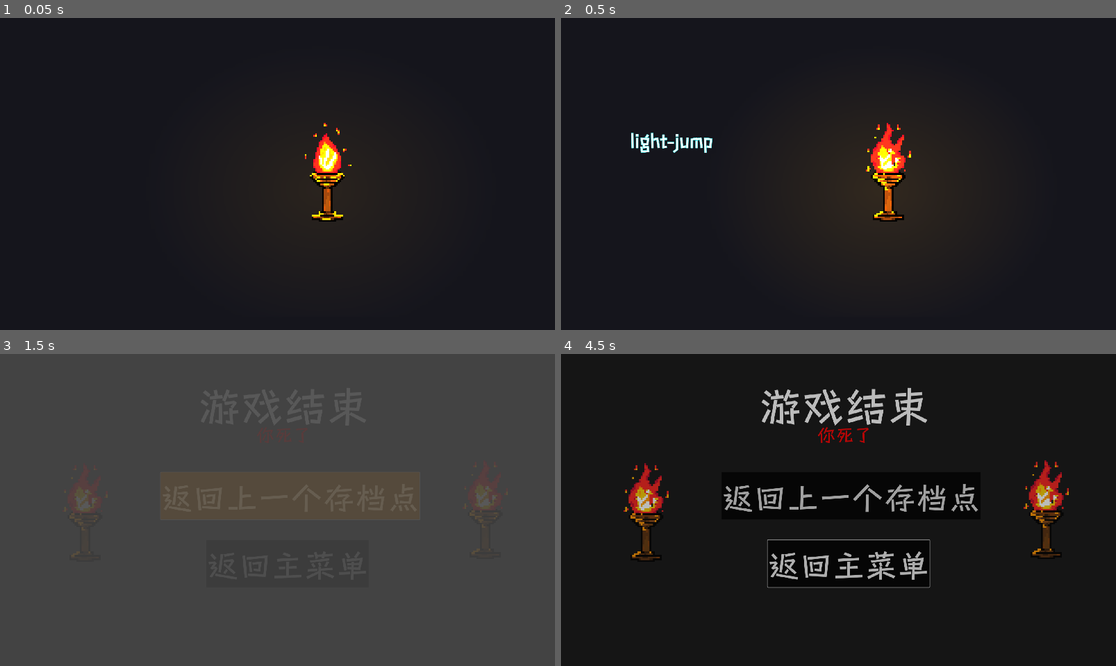
Above: before the commit, frames 1-4 (two rows, left to right).
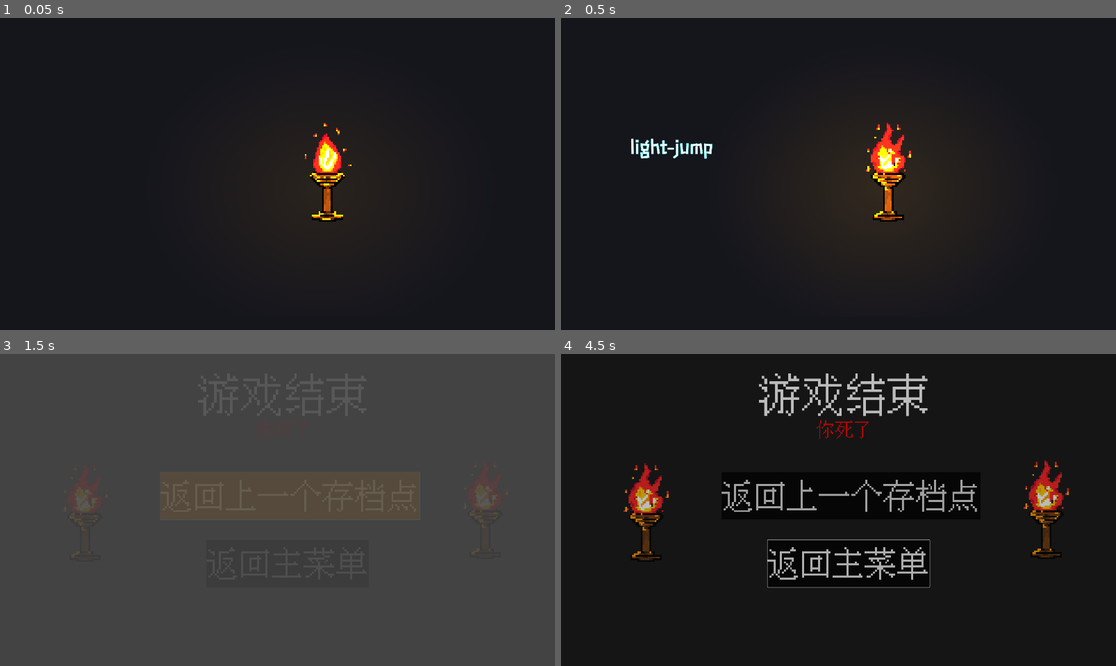
Above: after the commit, the same moments.

Repository: jingxin-anze/light-jump
Game: Godot game, scene res://Scenes/Main/Main.tscn
Same seed, same stepped clock (60 frames per second), same inputs: the game is played once before the commit and once after it. This scene is started directly instead of the project's main scene. Sound files missing from this copy of the repository are replaced by a short silence.
Inputs (mouse positions are in pixels of both pictures, inside the frame that each line leads up to):
- Up to frame 1 (0.05 s): no input
- Up to frame 2 (0.5 s): no input
- Up to frame 3 (1.5 s): click "start" at 0.5 s; click "返回上一个存档点" at 1.25 s
- Up to frame 4 (4.5 s): click "返回主菜单" at 2 s; move the mouse to (960, 494) at 2.77 s; hold D (move_right) 2.78-4.28 s; tap J (attack) at 2.85 s; tap K (jump) at 3.02, 3.77 s; move the mouse to (727, 525) at 3.52 s; tap Space (attack2) at 3.6 s; move the mouse to (894, 441) at 4.27 s; hold A (move_left) from 4.28 s (still down); click (894, 441) at 4.35 s

Frame 1 is identical in both runs. In frame 2, 0.5% of the frame differs, in the area x 12-28%, y 36-46%; in frame 3, less than 0.1%; in frame 4, 4.9%, in the area x 28-76%, y 6-73%.
Error in both runs: Cannot call method 'create_tween' on a null value. (res://Scenes/Ui/AnimationComponent.gd:130)

Commit message:
修复碰撞

Diff:
--- a/Data/Theme/start_ui_theme.tres
+++ b/Data/Theme/start_ui_theme.tres
@@ -1,5 +1,6 @@
-[gd_resource type="Theme" load_steps=5 format=3 uid="uid://c78axvp43v5yl"]
+[gd_resource type="Theme" load_steps=6 format=3 uid="uid://c78axvp43v5yl"]
 
+[ext_resource type="FontFile" uid="uid://dy6go34b526to" path="res://Asset/Font fun/IPix中文像素字体.ttf" id="1_2s4nu"]
 [ext_resource type="FontFile" uid="uid://bgobvrldc4wip" path="res://Asset/Font fun/Font fun/ChildFunSans-Demo.ttf" id="1_2tcis"]
 
 [sub_resource type="StyleBoxFlat" id="StyleBoxFlat_v0lyv"]
@@ -12,7 +13,7 @@
 
 [resource]
 Button/font_sizes/font_size = 32
-Button/fonts/font = ExtResource("1_2tcis")
+Button/fonts/font = ExtResource("1_2s4nu")
 Button/styles/hover = SubResource("StyleBoxFlat_v0lyv")
 Button/styles/normal = SubResource("StyleBoxFlat_365e0")
 Label/colors/font_outline_color = Color(0.345098, 0.909804, 0.913725, 1)
@@ -21,4 +22,4 @@
 Label/fonts/font = ExtResource("1_2tcis")
 Label/styles/normal = null
 PanelContainer/styles/panel = SubResource("StyleBoxEmpty_3qm1u")
-RichTextLabel/fonts/normal_font = ExtResource("1_2tcis")
+RichTextLabel/fonts/normal_font = ExtResource("1_2s4nu")
--- a/Scenes/DeathUI/death_ui.tscn
+++ b/Scenes/DeathUI/death_ui.tscn
@@ -5,7 +5,7 @@
 
 [sub_resource type="CanvasTexture" id="CanvasTexture_1irm2"]
 
-[node name="DeathUI" type="Control"]
+[node name="DeathUI" type="Control" groups=["death_ui", "player"]]
 layout_mode = 3
 anchors_preset = 15
 anchor_right = 1.0
@@ -27,14 +27,14 @@
 [node name="GameOver" type="RichTextLabel" parent="TextureRect"]
 layout_mode = 1
 anchors_preset = -1
-anchor_left = 0.382
-anchor_top = 0.136
-anchor_right = 0.654
-anchor_bottom = 0.311
-offset_left = -48.4401
-offset_top = -80.88
-offset_right = 39.3199
-offset_bottom = -54.88
+anchor_left = 0.357
+anchor_top = 0.061
+anchor_right = 0.674
+anchor_bottom = 0.26
+offset_left = -0.440186
+offset_top = 0.120003
+offset_right = 0.9198
+offset_bottom = 0.199951
 grow_horizontal = 2
 theme_override_font_sizes/normal_font_size = 148
 bbcode_enabled = true
@@ -42,6 +42,7 @@
 fit_content = true
 
 [node name="YouDie" type="RichTextLabel" parent="TextureRect"]
+unique_name_in_owner = true
 layout_mode = 1
 anchors_preset = -1
 anchor_left = 0.461
--- a/Scenes/Level1/level_1.tscn
+++ b/Scenes/Level1/level_1.tscn
@@ -131,7 +131,8 @@
 
 [sub_resource type="TileSet" id="TileSet_pnhyn"]
 tile_size = Vector2i(24, 24)
-physics_layer_0/collision_layer = 1
+physics_layer_0/collision_layer = 4
+physics_layer_0/collision_mask = 23
 terrain_set_0/mode = 0
 terrain_set_0/terrain_0/name = "ground0"
 terrain_set_0/terrain_0/color = Color(0.5, 0.34375, 0.25, 1)
--- a/Scenes/Level2/level_2.tscn
+++ b/Scenes/Level2/level_2.tscn
@@ -12,6 +12,7 @@
 [ext_resource type="PackedScene" uid="uid://d0ksm38yg6k4j" path="res://Scenes/Module/Torch/Torch.tscn" id="11_adcji"]
 [ext_resource type="PackedScene" uid="uid://boalubf3kttpf" path="res://Test/LevelTest/test_level.tscn" id="12_hmc45"]
 [ext_resource type="PackedScene" uid="uid://da7ndmw7fvcn4" path="res://Scenes/mirror2/Mirror2.tscn" id="12_kygdk"]
+[ext_resource type="PackedScene" uid="uid://72nu5kncdr2w" path="res://Scenes/RigidFrog/frog.tscn" id="13_8hpa2"]
 
 [sub_resource type="RectangleShape2D" id="RectangleShape2D_l8ujo"]
 size = Vector2(300.5, 245)
@@ -155,6 +156,9 @@
 [node name="Mirror2Sprite2" parent="." index="8" instance=ExtResource("12_kygdk")]
 position = Vector2(2483, 302)
 
+[node name="Frog" parent="." index="9" instance=ExtResource("13_8hpa2")]
+position = Vector2(1666, 309)
+
 [connection signal="body_entered" from="Props/CliffWarn" to="Props/CliffWarn" method="_on_body_entered"]
 [connection signal="body_exited" from="Props/CliffWarn" to="Props/CliffWarn" method="_on_body_exited"]
 [connection signal="body_entered" from="Props/Vine" to="Props/Vine" method="_on_body_entered"]
--- a/Scenes/NormalLevel/normal_level.tscn
+++ b/Scenes/NormalLevel/normal_level.tscn
@@ -122,7 +122,7 @@
 [sub_resource type="TileSet" id="TileSet_xqlxh"]
 tile_size = Vector2i(24, 24)
 physics_layer_0/collision_layer = 4
-physics_layer_0/collision_mask = 7
+physics_layer_0/collision_mask = 23
 terrain_set_0/mode = 0
 terrain_set_0/terrain_0/name = "ground0"
 terrain_set_0/terrain_0/color = Color(0.5, 0.34375, 0.25, 1)
--- a/Scenes/Player/death.gd
+++ b/Scenes/Player/death.gd
@@ -4,6 +4,7 @@
 @export var death_ui:PackedScene
 
 func enter() -> void:
+	death_ui
 	get_tree().change_scene_to_packed(death_ui)
 
 func physics_process_update(delta: float) -> void:
--- a/Scenes/RigidFrog/frog.gd
+++ b/Scenes/RigidFrog/frog.gd
@@ -6,12 +6,15 @@
 var level1_shoot:bool=true
 
 @onready var player:CharacterBody2D=get_tree().get_first_node_in_group("player")
+@onready var death_ui:Control=get_tree().get_first_node_in_group("death_ui")
+
 @export var init_position:Vector2=Vector2(1447,939)
 
 func _physics_process(delta: float) -> void:
 	if level1:
 		if self.global_position.x<200:
 			player.to_death=true
+			death_ui.get_node("TextureRect/YouDie").text="青蛙罢工了"
 		if self.global_position.x>2300 and level1_shoot:
 			%SunRayManager.can_shoot=true
 			level1_shoot=false
--- a/Scenes/RigidFrog/frog.tscn
+++ b/Scenes/RigidFrog/frog.tscn
@@ -13,6 +13,8 @@
 
 [node name="Frog" type="RigidBody2D"]
 position = Vector2(1786, 947)
+collision_layer = 16
+collision_mask = 23
 script = ExtResource("1_oomue")
 
 [node name="FrogSprite" parent="." instance=ExtResource("2_ipbck")]
--- a/project.godot
+++ b/project.godot
@@ -33,6 +33,7 @@
 [global_group]
 
 player=""
+death_ui=""
 
 [gui]
 
Binary file added: Asset/Font fun/IPix中文像素字体.ttf
Not shown, added: Asset/Font fun/IPix中文像素字体.ttf.import
Not shown: 1 places in Scenes/Level2/level_2.tscn that only renumber resources
